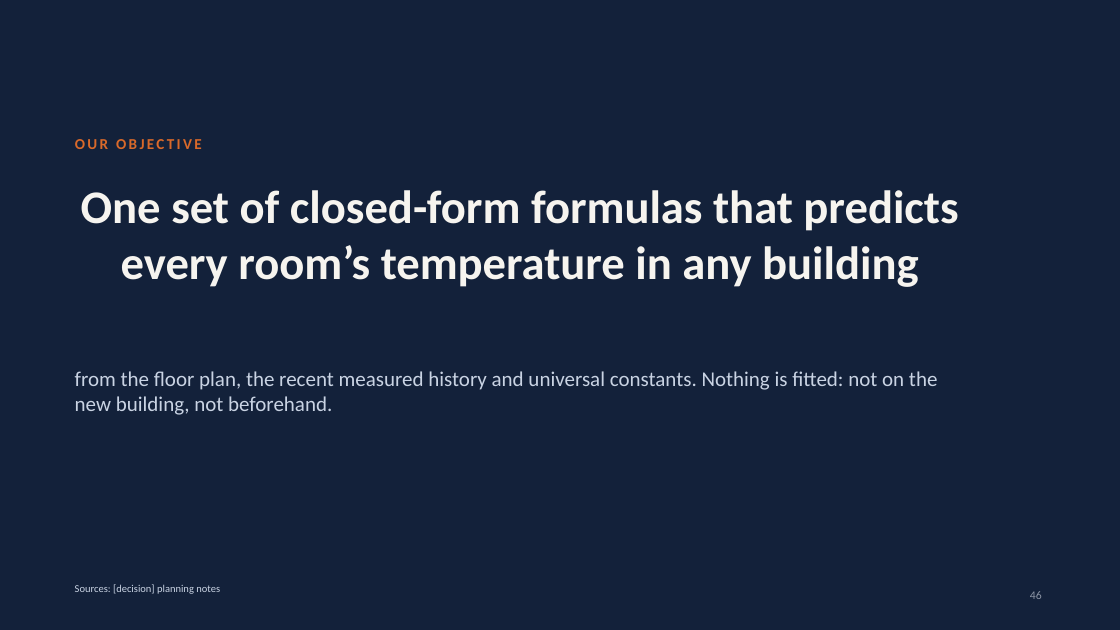
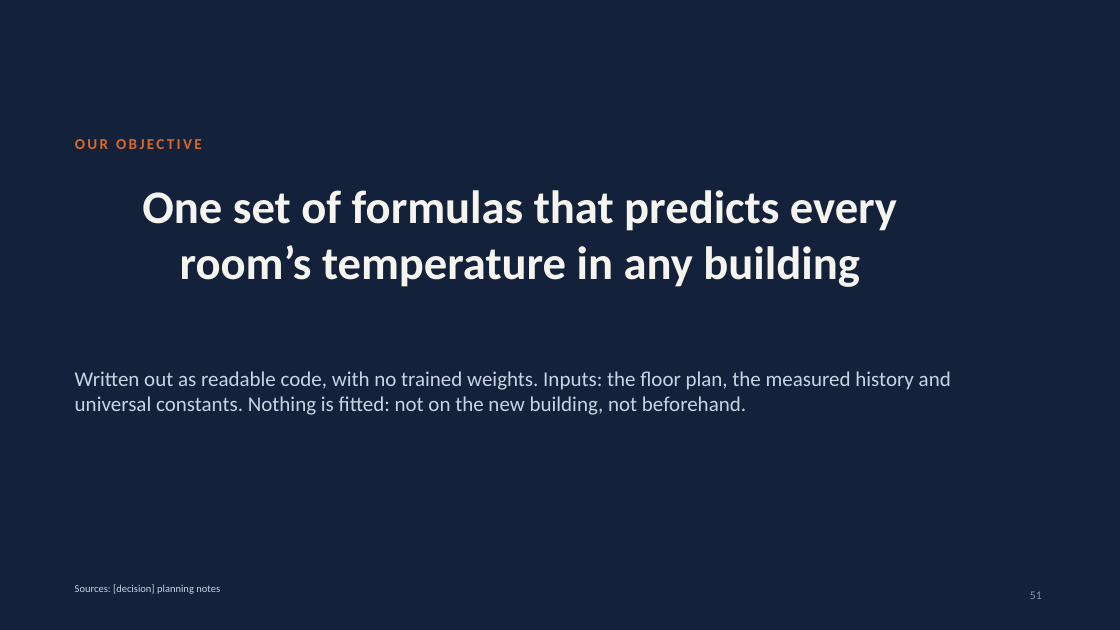
Before and after one commit to srivathsanb14/working-code, a slide deck: slide 51 of docs/One_Controller_for_Every_Building.pptx (slide 46 before the commit). Drawn at 1120x630 pixels with LibreOffice and Linux fonts; fonts in the diff are those of the drawing. Boxes give left, top, right and bottom in pixels: in the first picture for what was removed or moved away, otherwise in the second. Text is boxed around its words. In the diff, an @@ line names an element or a change of style, - is before the commit and + after.

```diff
--- a/docs/One_Controller_for_Every_Building.pptx
+++ b/docs/One_Controller_for_Every_Building.pptx
@@ title at (x1=142, y1=190, x2=897, y2=287): text changed @@
-One set of closed-form formulas that predicts every room’s temperature in any building
+One set of formulas that predicts every room’s temperature in any building
@@ text at (x1=75, y1=371, x2=951, y2=415): text changed @@
-from the floor plan, the recent measured history and universal constants. Nothing is fitted: not on the new building, not beforehand.
+Written out as readable code, with no trained weights. Inputs: the floor plan, the measured history and universal constants. Nothing is fitted: not on the new building, not beforehand.
@@ page number at (x1=1030, y1=591, x2=1042, y2=599): text changed @@
-46
+51
```
Also in this commit, not shown: 62 other slides changed, 21 slides added, 6 other files.
